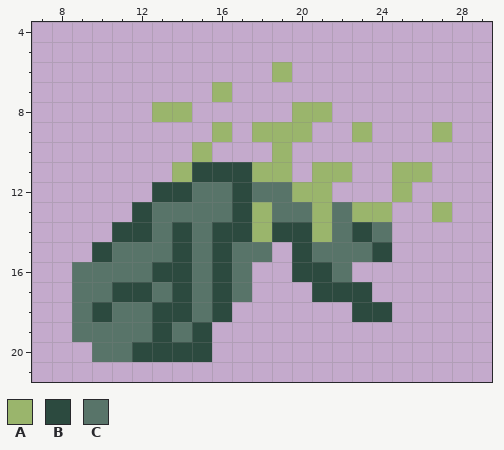
Pixel-art sprite: game/assets/amphid_death2.png. The picture above is the old version.
The file is 32x32 pixels. Shown: x 7..29, y 4..21.
Palette (. is transparent): A #9ab56c  B #2c4a3f  C #587469
Pixels before, first column x 9:
 6 ..........A........
 7 .......A...........
 8 ....AA.....AA......
 9 .......A.AAA..A...A
10 ......A...A........
11 .....ABBBAA.AA..AA.
12 ....BBCCBCCAA...A..
13 ...BCCCCBACCACAA..A
14 ..BBCBCBBABBACBC...
15 .BCCCBCBCC.BCCCB...
16 CCCCBBCBC..BBC.....
17 CCBBCBCBC...BBB....
18 CBCCBBCB......BB...
19 CCCCBCB............
20 .CCBBBB............
After:
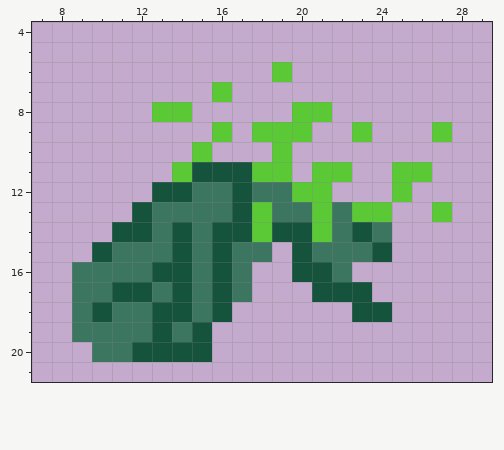
Difference:
colour A: #9ab56c -> #5ac935
colour B: #2c4a3f -> #15533c
colour C: #587469 -> #3d7660
Pixel boxes of the changes (left, top, right, bottom) in both pictures:
changed: (72, 62, 452, 362)
